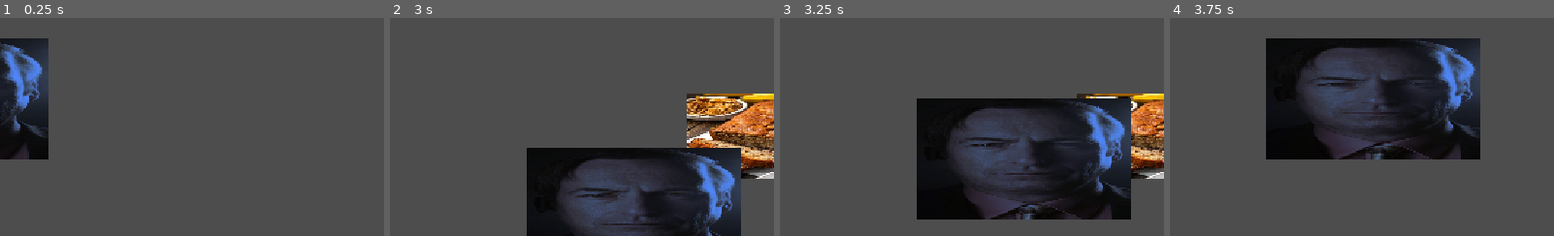
Above: before the commit, frames 1-4 (left to right).
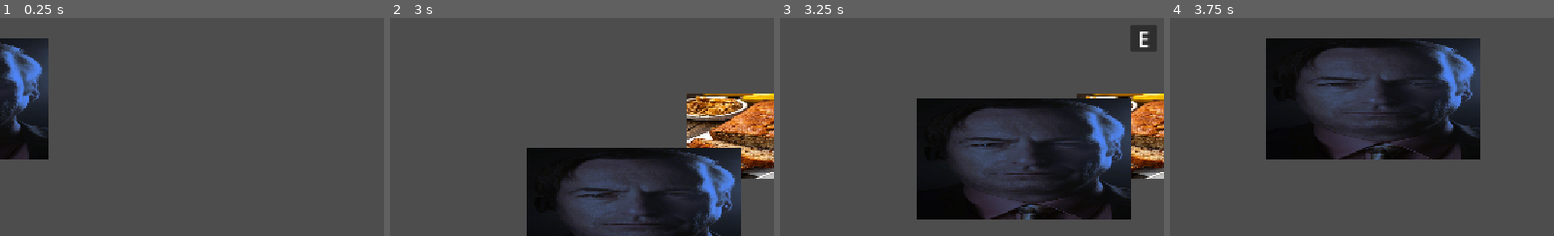
Above: after the commit, the same moments.

Repository: VGDC-UCI/week5.5-inventory-workshop
Game: Godot game, scene res://scenes/main.tscn
Same seed, same stepped clock (60 frames per second), same inputs: the game is played once before the commit and once after it.
Inputs:
- Up to frame 1 (0.25 s): no input
- Up to frame 2 (3 s): tap Enter at 0.5 s; hold D (right) 0.53-1.28 s; hold E (interact) 0.53-1.28 s; hold S (down) 1.28-2.03 s; tap E (interact) at 1.35, 2.85 s; hold D (right) 2.03-2.78 s; hold E (interact) 2.03-2.78 s; hold W (up) from 2.78 s (still down)
- Up to frame 3 (3.25 s): keep holding W (up)
- Up to frame 4 (3.75 s): release W (up) at 3.53 s; hold A (left) from 3.53 s (still down); hold E (interact) from 3.53 s (still down)
The pictures show only the part of the screen within x 33-83%, y 27-77%; the shares and areas given below are measured in that part.

Frames 1-2 are identical in both runs. In frame 3, 0.7% of the frame differs, in the area x 91-98%, y 3-16%; in frame 4, nothing differs.

Commit message:
Step 2 Complete

Diff:
--- a/scenes/item.gd
+++ b/scenes/item.gd
@@ -5,8 +5,18 @@
 @export var data: ItemData
 var item_size := Vector2(200, 128)
 @onready var sprite: Sprite2D = $Sprite
+@onready var panel: Panel = $Panel
 
 # Called when the node enters the scene tree for the first time.
 func _ready() -> void:
 	sprite.texture = data.texture
 	sprite.scale = item_size / sprite.texture.get_size()
+	panel.visible = false
+
+
+func _on_body_entered(body: Node2D) -> void:
+	panel.visible = true
+
+
+func _on_body_exited(body: Node2D) -> void:
+	panel.visible = false
--- a/scenes/item.tscn
+++ b/scenes/item.tscn
@@ -17,3 +17,24 @@
 
 [node name="CollisionShape2D" type="CollisionShape2D" parent="." unique_id=96628228]
 shape = SubResource("RectangleShape2D_aoqgt")
+
+[node name="Panel" type="Panel" parent="." unique_id=1907671662]
+offset_left = -20.0
+offset_top = -166.0
+offset_right = 20.0
+offset_bottom = -126.0
+
+[node name="Label" type="Label" parent="Panel" unique_id=103922170]
+layout_mode = 1
+anchors_preset = 15
+anchor_right = 1.0
+anchor_bottom = 1.0
+grow_horizontal = 2
+grow_vertical = 2
+theme_override_font_sizes/font_size = 32
+text = "E"
+horizontal_alignment = 1
+vertical_alignment = 1
+
+[connection signal="body_entered" from="." to="." method="_on_body_entered"]
+[connection signal="body_exited" from="." to="." method="_on_body_exited"]
